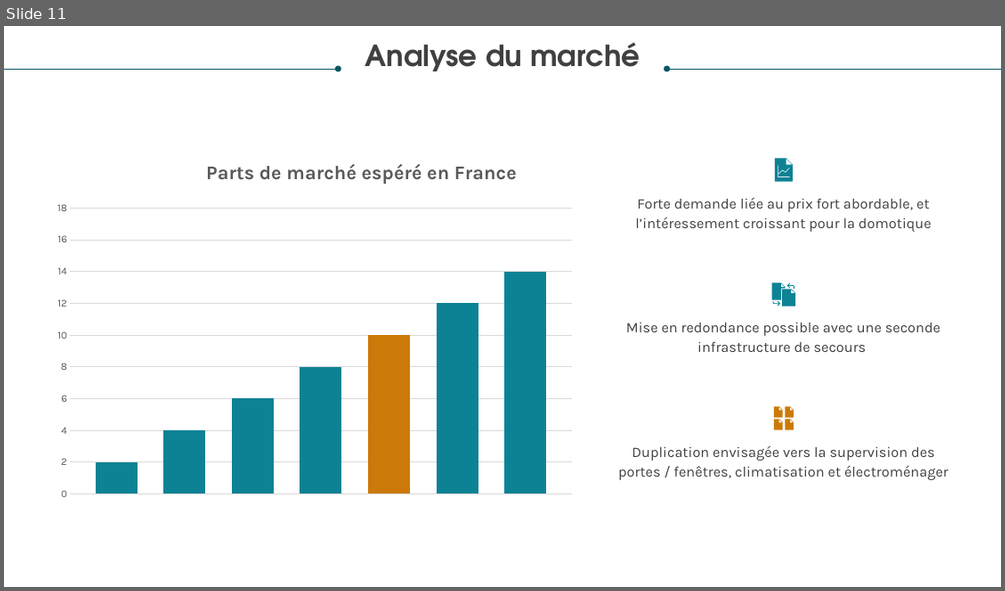
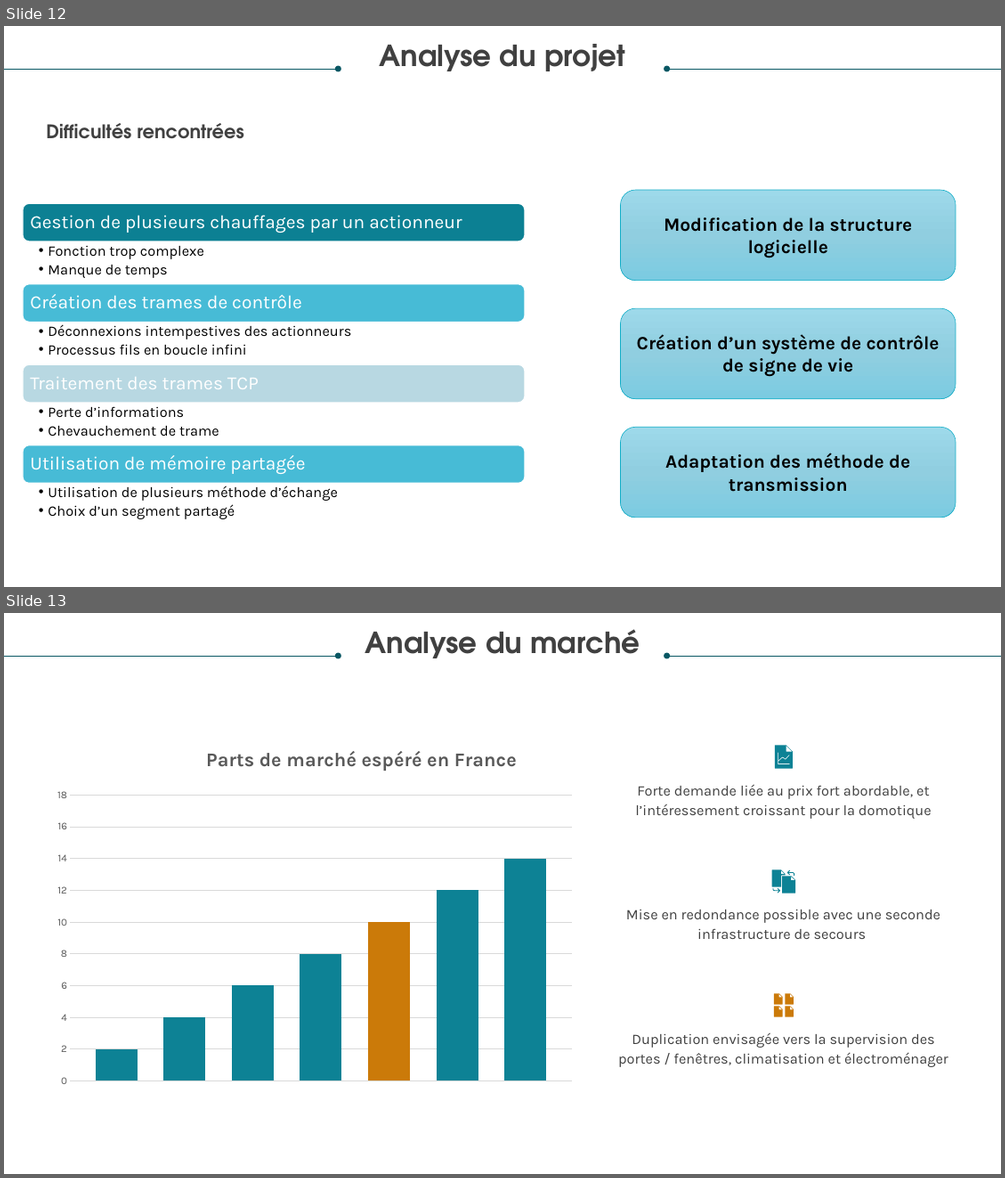
Before and after one commit to hackersoft13/Cobox, a slide deck: Doc/Cobox.pptx. Shown one above the other, each under a label of ours: slide 11 before the commit, slides 12 and 13 after it. The pictures are 1005x591 and 1005x1178 pixels, drawn with LibreOffice and Linux fonts; fonts in the diff are those of the drawing. Boxes give left, top, right and bottom in pixels: in the first picture for what was removed or moved away, otherwise in the second. Text is boxed around its words. In the diff, an @@ line names an element or a change of style, - is before the commit and + after.

```diff
--- a/Doc/Cobox.pptx
+++ b/Doc/Cobox.pptx
@@ slide 12 added at [4,26,1001,587], background #FFFFFF @@
@@ text added at [379,44,625,71], 28 pt, text #404040, bold @@
+Analyse du projet
@@ arrow added from (4, 69) to (339, 69), #085764 0.5 pt @@
@@ arrow added from (1001, 69) to (666, 69), #085764 0.5 pt @@
@@ text added at [46,123,243,139], 18 pt, text #404040, bold @@
+Difficultés rencontrées
@@ rounded rectangle added at [620,190,955,281], fill gradient #9ED9EB to #91CFE1 to #7CCCE1, outline #11AEC7 0.5 pt, 18 pt, text #000000, bold @@
+Modification de la structure logicielle
@@ rounded rectangle added at [620,309,955,399], fill gradient #9ED9EB to #91CFE1 to #7CCCE1, outline #11AEC7 0.5 pt, 18 pt, text #000000, bold @@
+Création d’un système de contrôle de signe de vie
@@ rounded rectangle added at [620,426,955,517], fill gradient #9ED9EB to #91CFE1 to #7CCCE1, outline #11AEC7 0.5 pt, 18 pt, text #000000, bold @@
+Adaptation des méthode de transmission
@@ group added at [23,203,525,519]: 8 texts, 4 rounded rectangles @@
+Gestion de plusieurs chauffages par un actionneur
+  •• Fonction trop complexe
+  •• Manque de temps
+Création des trames de contrôle
+  •• Déconnexions intempestives des actionneurs
+  •• Processus fils en boucle infini
+Traitement des trames TCP
+  •• Perte d’informations
+  •• Chevauchement de trame
+Utilisation de mémoire partagée
+  •• Utilisation de plusieurs méthode d’échange
+  •• Choix d’un segment partagé
@@ what was slide 11 is now slide 13 @@
```
Also in this commit, not shown: 3 slides changed, 1 other slide added.
